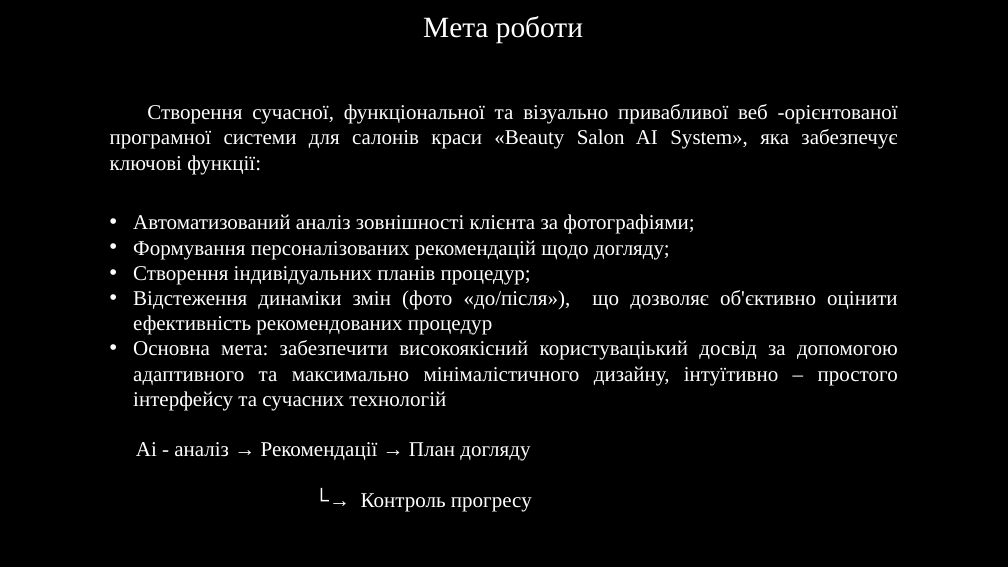
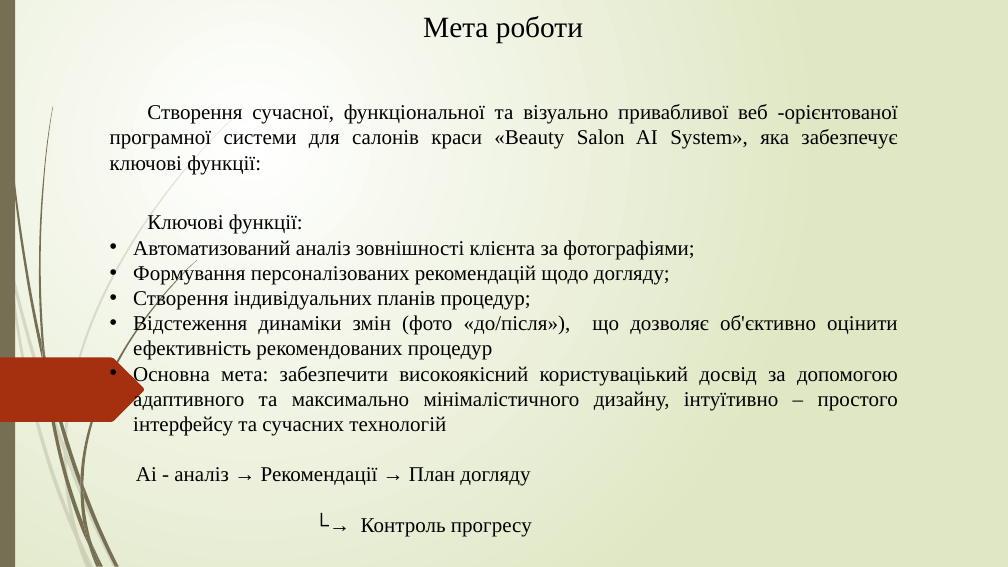
Before and after one commit to NureSheikoAndrii/2026_kkp-project, a slide deck: slide 2 of 2026_Б_ПІ_ПЗПІ-23-7_Шейко_А_О.pptx. Drawn at 1008x567 pixels with LibreOffice and Linux fonts; fonts in the diff are those of the drawing; background and template pictures are left out. Boxes give left, top, right and bottom in pixels: in the first picture for what was removed or moved away, otherwise in the second. Text is boxed around its words. In the diff, an @@ line names an element or a change of style, - is before the commit and + after.

```diff
--- a/2026_Б_ПІ_ПЗПІ-23-7_Шейко_А_О.pptx
+++ b/2026_Б_ПІ_ПЗПІ-23-7_Шейко_А_О.pptx
@@ background #000000 to gradient #FFFFFF to #DFE8C4 @@
@@ rectangle added at (0, 0, 15, 567), fill #766F54 @@
@@ text "Мета роботи" at (423, 16, 583, 43): text colour #FFFFFF to #000000 @@
@@ text "Створення сучасної, функціональної та візуально ..." at (110, 104, 898, 174): text colour #FFFFFF to #000000 @@
@@ text at (147, 214, 303, 234): paragraph added @@
+Ключові функції:
@@ text at (133, 240, 898, 537): text colour #FFFFFF to #000000 @@
@@ freeform shape added at (0, 358, 144, 422), fill #A53010 @@
@@ group added at (0, 116, 236, 567): 10 freeform shapes @@
@@ group added at (2, 0, 197, 567): 12 freeform shapes @@
```
Also in this commit, not shown: 12 other slides changed, 4 slides added, 2 slides removed.
